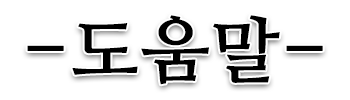
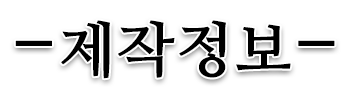
Two versions of the same layered image (350×100). Layer-by-layer changes:
added layer "Info" above "Help" over bbox(15, 20, 335, 79)
hid "Help" over bbox(27, 15, 323, 85)
